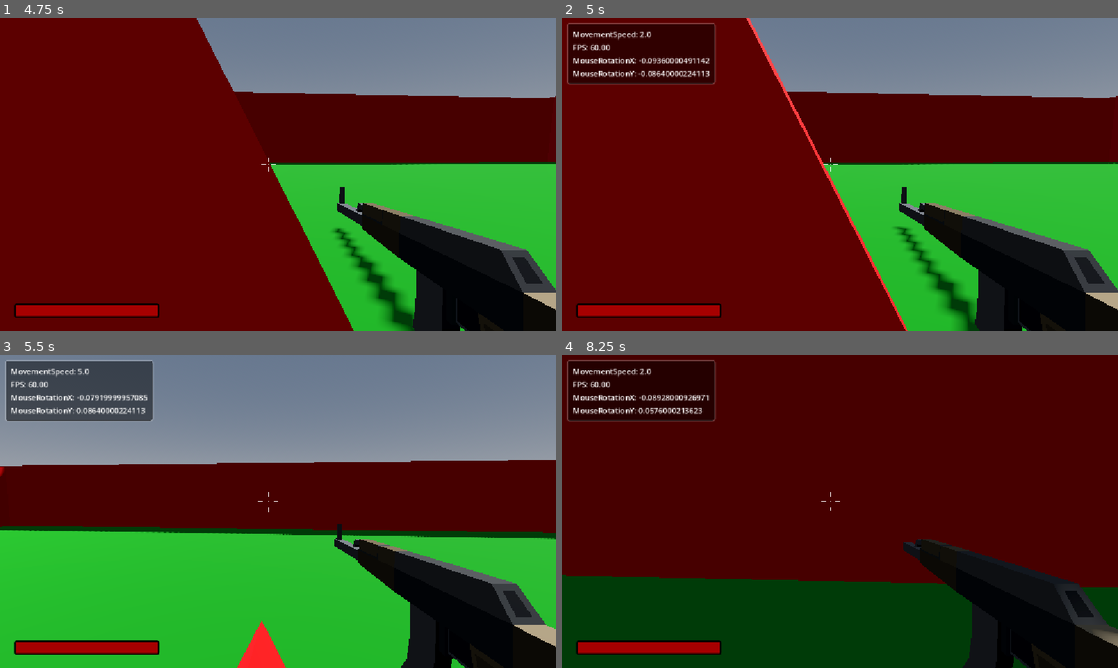
Above: before the commit, frames 1-4 (two rows, left to right).
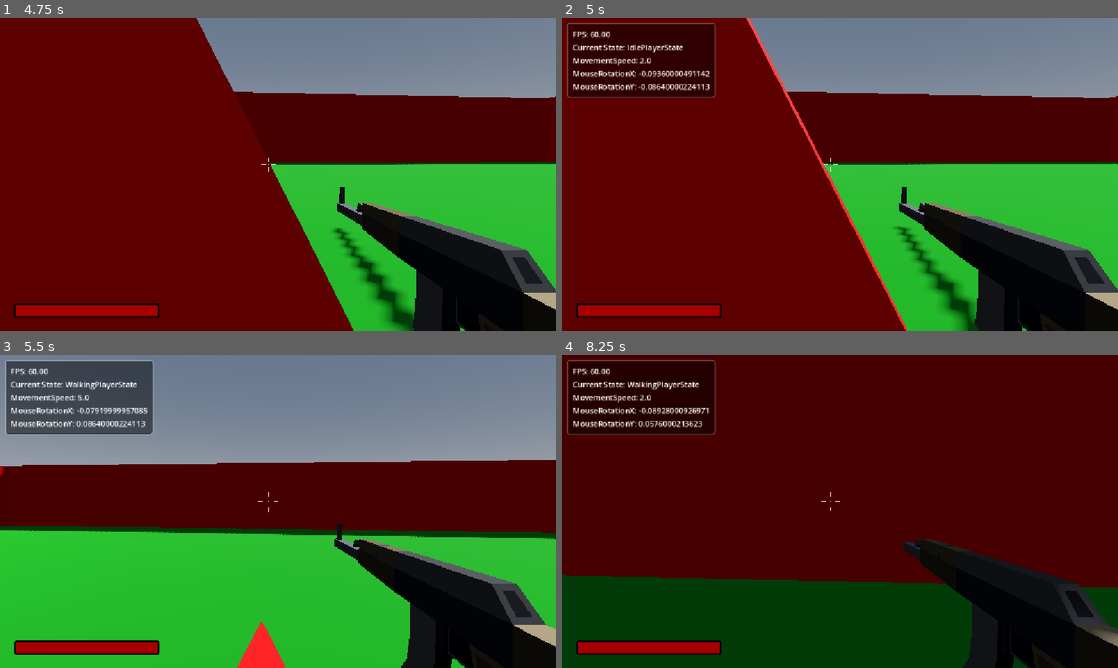
Above: after the commit, the same moments.

Repository: LaMemes10/dreamGame
Game: Godot game, scene res://scenes/mainMenu.tscn
Same seed, same stepped clock (60 frames per second), same inputs: the game is played once before the commit and once after it. The engine's default icon, where the game draws it, is replaced by a stand-in: a white triangle on a blue panel in a dark square.
Inputs (mouse positions are in pixels of both pictures, inside the frame that each line leads up to):
- Up to frame 1 (4.75 s): click "Start Game" at 0.5 s; tap Enter (ui_accept) at 1.25, 1.52, 2.27, 3.77, 4.52 s; move the mouse to (305, 174) at 1.27 s; hold Shift (sprint) 1.28-2.03 s; hold W (forward) from 1.28 s (still down); move the mouse to (250, 174) at 2.02 s; tap C (crouch) at 2.1 s; tap Shift (sprint) at 2.3, 3.05, 3.6 s; move the mouse to (289, 168) at 2.77 s; press the mouse at (289, 168) at 2.78 s; move the mouse to (272, 180) at 3.52 s; release the mouse at (272, 180) at 3.53 s; move the mouse to (316, 177) at 4.27 s; hold Shift (sprint) from 4.28 s (still down)
- Up to frame 2 (5 s): keep holding W (forward); keep holding Shift (sprint); tap ` (debug) at 4.9 s
- Up to frame 3 (5.5 s): keep holding W (forward); move the mouse to (233, 508) at 5.02 s; release Shift (sprint) at 5.03 s; tap C (crouch) at 5.1 s; tap Enter (ui_accept) at 5.27 s; tap Shift (sprint) at 5.3 s
- Up to frame 4 (8.25 s): move the mouse to (845, 511) at 5.77 s; press the mouse at (845, 511) at 5.78 s; tap Shift (sprint) at 6.05, 6.6 s; move the mouse to (817, 505) at 6.52 s; release W (forward) at 6.53 s; release the mouse at (817, 505) at 6.53 s; hold D (right) 6.53-7.28 s; tap Enter (ui_accept) at 6.77, 7.52 s; move the mouse to (867, 511) at 7.27 s; hold Shift (sprint) 7.28-8.03 s; hold W (forward) from 7.28 s (still down); move the mouse to (812, 511) at 8.02 s; tap C (crouch) at 8.1 s

Frame 1 is identical in both runs. In frame 2, 2.1% of the frame differs, in the area x 0-28%, y 4-26%; in frame 3, 2.0%; in frame 4, 2.2%.

Commit message:
Added state machines

Diff:
--- /dev/null
+++ b/Player/WalkingPlayerState.gd
@@ -0,0 +1,7 @@
+class_name WalkingPlayerState
+
+extends State
+
+func update(delta):
+	if Global.player.velocity.length() == 0.0:
+		transition.emit("IdlePlayerState")
--- a/Player/player.gd
+++ b/Player/player.gd
@@ -37,6 +37,9 @@
 @onready var gun_barrel = $Head/Camera3D/Wep_AK47/RayCast3D
 
 func _ready() -> void:
+
+	Global.player = self
+
 	#Get mouse input.
 	Input.mouse_mode = Input.MOUSE_MODE_CAPTURED
 
@@ -103,8 +106,8 @@
 			velocity.x = direction.x * speed
 			velocity.z = direction.z * speed
 		else:
-			velocity.x = lerp(velocity.x, 0.0, delta * 7.0)
-			velocity.z = lerp(velocity.z, 0.0, delta * 7.0)
+			velocity.x = move_toward(velocity.x, 0.0, 40.0 * delta)#lerp(velocity.x, 0.0, delta * 40.0)
+			velocity.z = move_toward(velocity.z, 0.0, 40.0 * delta)#lerp(velocity.z, 0.0, delta * 40.0)
 	else:
 		velocity.x = lerp(velocity.x, direction.x * speed, delta * 3.0)
 		velocity.z = lerp(velocity.z, direction.z * speed, delta * 3.0)
--- a/Player/player.tscn
+++ b/Player/player.tscn
@@ -5,6 +5,9 @@
 [ext_resource type="Script" uid="uid://b3ny67g5ary4l" path="res://scripts/reticle.gd" id="3_btcbx"]
 [ext_resource type="Theme" uid="uid://ctr008efhm4vp" path="res://themes/debug.tres" id="4_k53q1"]
 [ext_resource type="Script" uid="uid://e12lpvg34srd" path="res://scripts/debug.gd" id="5_fhl08"]
+[ext_resource type="Script" uid="uid://rkgo8ti5267o" path="res://scripts/state_machine.gd" id="6_fhl08"]
+[ext_resource type="Script" uid="uid://5r8kgjjog43w" path="res://scripts/IdlePlayerState.gd" id="7_vtle1"]
+[ext_resource type="Script" uid="uid://kf8b7hbb7jie" path="res://Player/WalkingPlayerState.gd" id="8_od3ui"]
 
 [sub_resource type="SphereShape3D" id="SphereShape3D_qws4c"]
 
@@ -228,10 +231,14 @@
 unique_name_in_owner = true
 layout_mode = 2
 
-[node name="PlayerStateMachine" type="Node" parent="." unique_id=1079084804]
+[node name="PlayerStateMachine" type="Node" parent="." unique_id=1079084804 node_paths=PackedStringArray("CURRENT_STATE")]
+script = ExtResource("6_fhl08")
+CURRENT_STATE = NodePath("IdlePlayerState")
 
 [node name="IdlePlayerState" type="Node" parent="PlayerStateMachine" unique_id=1031326751]
+script = ExtResource("7_vtle1")
 
 [node name="WalkingPlayerState" type="Node" parent="PlayerStateMachine" unique_id=204645354]
+script = ExtResource("8_od3ui")
 
 [connection signal="animation_started" from="AnimationPlayer" to="." method="_on_animation_player_animation_started"]
--- /dev/null
+++ b/scripts/IdlePlayerState.gd
@@ -0,0 +1,7 @@
+class_name IdlePlayerState
+
+extends State
+
+func update(delta):
+	if Global.player.velocity.length() > 0.0:
+		transition.emit("WalkingPlayerState")
--- a/scripts/global.gd
+++ b/scripts/global.gd
@@ -1,4 +1,4 @@
 extends Node
 
-#References to the DebugPanel for debug property assignment.
-var debug
+var debug #References to the DebugPanel for debug property assignment.
+var player
--- /dev/null
+++ b/scripts/state.gd
@@ -0,0 +1,17 @@
+class_name State
+
+extends Node
+
+signal transition(new_state_name: StringName)
+
+func enter() -> void:
+	pass
+
+func exit() -> void:
+	pass
+
+func update(delta: float) -> void:
+	pass
+
+func physics_update(delta: float) -> void:
+	pass
--- /dev/null
+++ b/scripts/state_machine.gd
@@ -0,0 +1,33 @@
+class_name StateMachine
+
+extends Node
+
+@export var CURRENT_STATE : State
+var states: Dictionary = {}
+
+func _ready():
+	for child in get_children():
+		if child is State:
+			states[child.name] = child
+			child.transition.connect(on_child_transition)
+		else:
+			push_warning("State machine contains incompatibel child node")
+
+		CURRENT_STATE.enter()
+
+func _process(delta):
+	CURRENT_STATE.update(delta)
+	Global.debug.add_property("Current State", CURRENT_STATE.name, 1)
+
+func _physics_process(delta):
+	CURRENT_STATE.physics_update(delta)
+
+func on_child_transition(new_state_name: StringName) -> void:
+	var new_state = states.get(new_state_name)
+	if new_state != null:
+		if new_state != CURRENT_STATE:
+			CURRENT_STATE.exit()
+			new_state.enter()
+			CURRENT_STATE = new_state
+	else:
+		push_warning("State does not exist")
Not shown, added: Player/WalkingPlayerState.gd.uid
Not shown, added: scripts/IdlePlayerState.gd.uid
Not shown, added: scripts/state.gd.uid
Not shown, added: scripts/state_machine.gd.uid
